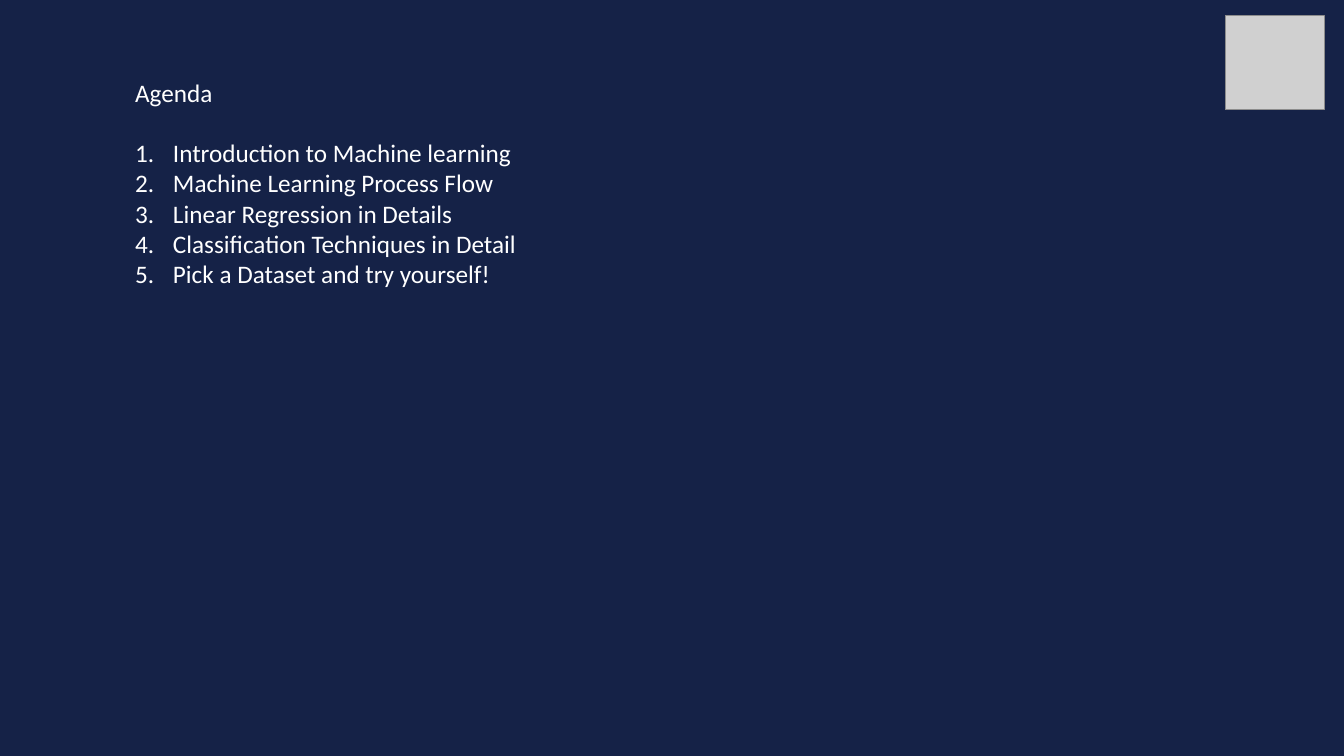
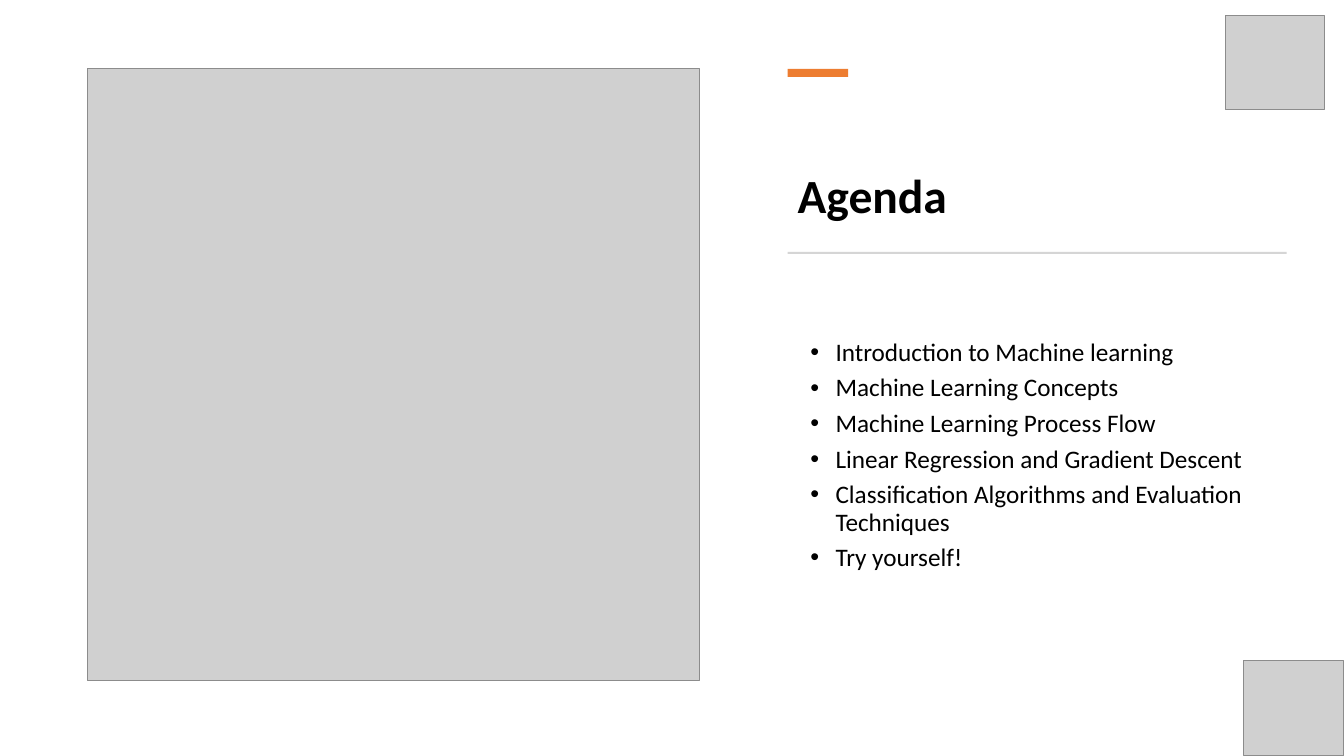
Before and after one commit to royn5618/EP_23_Intro_to_ML_Workshop, a slide deck: slide 2 of Slides/Intro_to_ML.pptx. Drawn at 1344x756 pixels with LibreOffice and Linux fonts; fonts in the diff are those of the drawing; grey boxes stand for pictures. Boxes give left, top, right and bottom in pixels: in the first picture for what was removed or moved away, otherwise in the second. Text is boxed around its words. In the diff, an @@ line names an element or a change of style, - is before the commit and + after.

Commit message:
Final Intro slide

```diff
--- a/Slides/Intro_to_ML.pptx
+++ b/Slides/Intro_to_ML.pptx
@@ background #152247 to #FFFFFF @@
@@ picture added at [88, 69, 700, 681] @@
@@ text at [135, 84, 212, 107]: paragraph removed @@
-Agenda
@@ rectangle added at [787, 69, 848, 77], fill #ED7D31 @@
@@ text added at [798, 179, 947, 221], 34 pt, text #000000, bold @@
+Agenda
@@ rectangle added at [787, 252, 1287, 254], fill #D5D5D5 @@
@@ text "Introduction to Machine learning": place and size @@
-text "Introduction to Machine learning" at [135, 84, 516, 287]
+text "Introduction to Machine learning" at [836, 343, 1241, 570]
@@ text at [836, 343, 1173, 437]: text colour #FFFFFF to #000000 in "Introduction to Machine learning", "Machine Learning Process Flow"; bullet 1. to •; line spacing 1 to 0.9; more space between paragraphs @@
@@ text at [836, 378, 1118, 401]: paragraph added @@
+• Machine Learning Concepts
@@ text at [836, 450, 1241, 570]: text changed; text colour #FFFFFF to #000000 @@
-3. Linear Regression in Details
-4. Classification Techniques in Detail
-5. Pick a Dataset and try yourself!
+• Linear Regression and Gradient Descent
+• Classification Algorithms and Evaluation Techniques
+• Try yourself!
@@ picture added at [1244, 660, 1344, 756] @@
```
Also in this commit, not shown: 1 other slide changed, 12 slides added, 3 slides removed.
